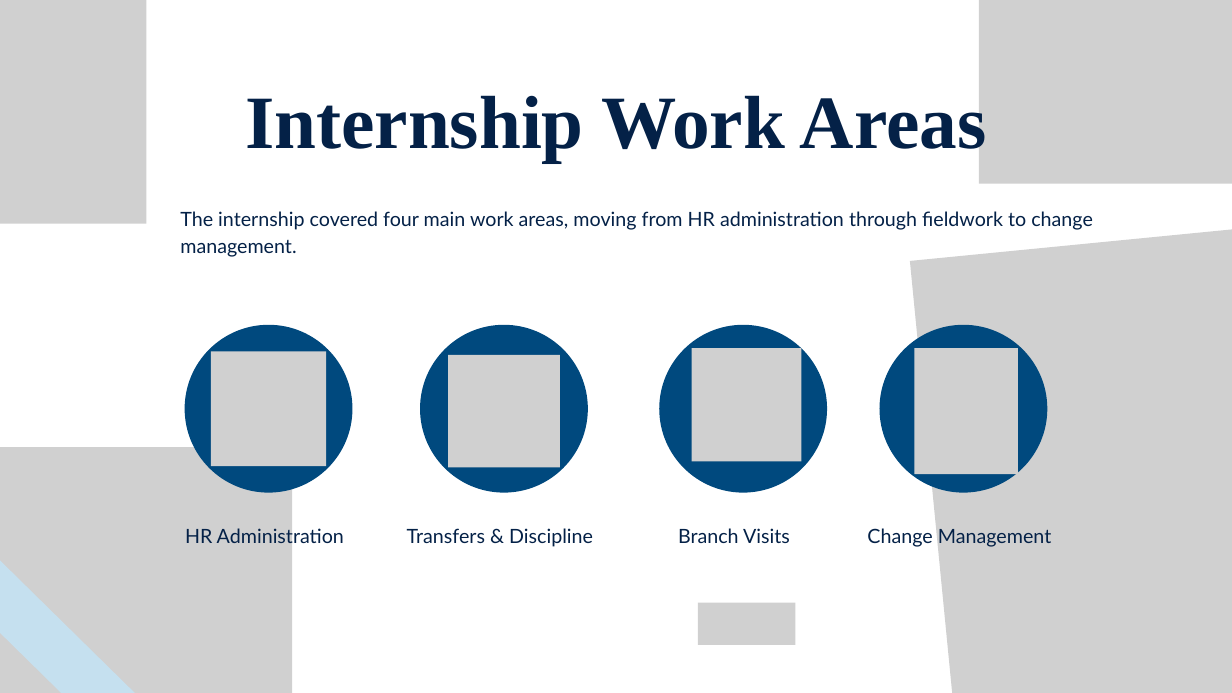
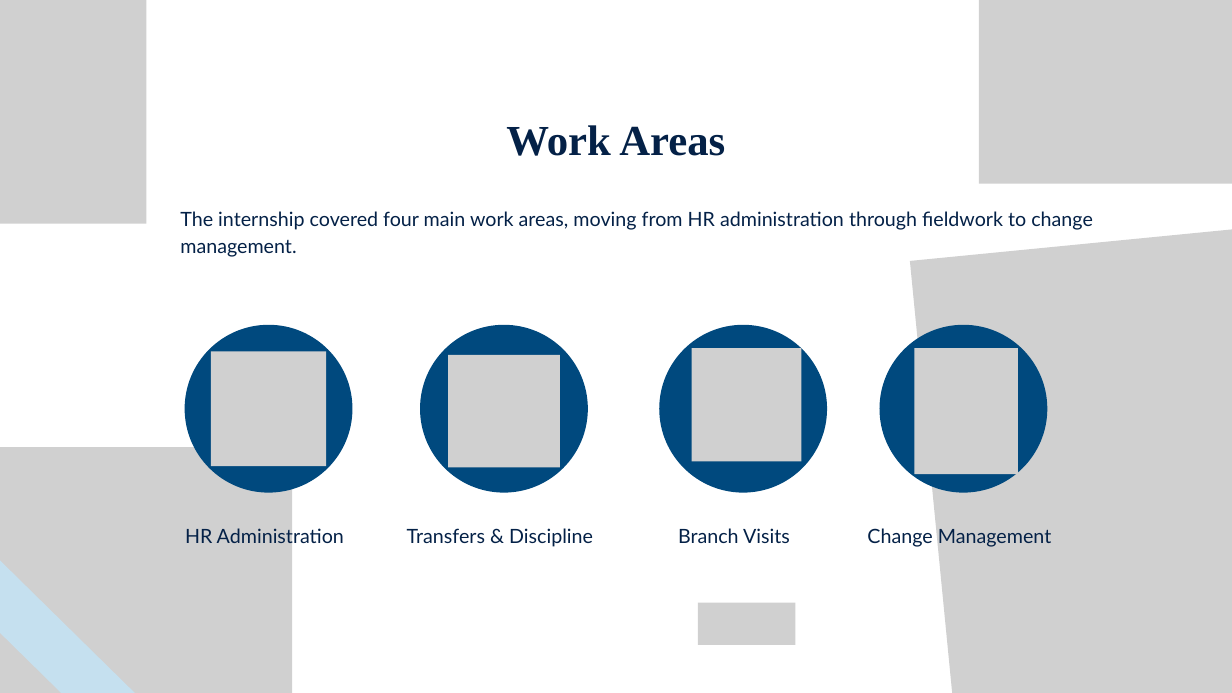
Before and after one commit to debanjanm/Sreetama-Ghosh-Ray, a slide deck: slide 5 of 306 - Internship 3/Internship 3 v2.pptx. Drawn at 1232x693 pixels with LibreOffice and Linux fonts; fonts in the diff are those of the drawing; grey boxes stand for pictures. Boxes give left, top, right and bottom in pixels: in the first picture for what was removed or moved away, otherwise in the second. Text is boxed around its words. In the diff, an @@ line names an element or a change of style, - is before the commit and + after.

```diff
--- a/306 - Internship 3/Internship 3 v2.pptx
+++ b/306 - Internship 3/Internship 3 v2.pptx
@@ text at <box>506,125,725,156</box>: text changed; size 88 to 50 pt @@
-Internship Work Areas
+Work Areas
```
Also in this commit, not shown: 7 other slides changed.
